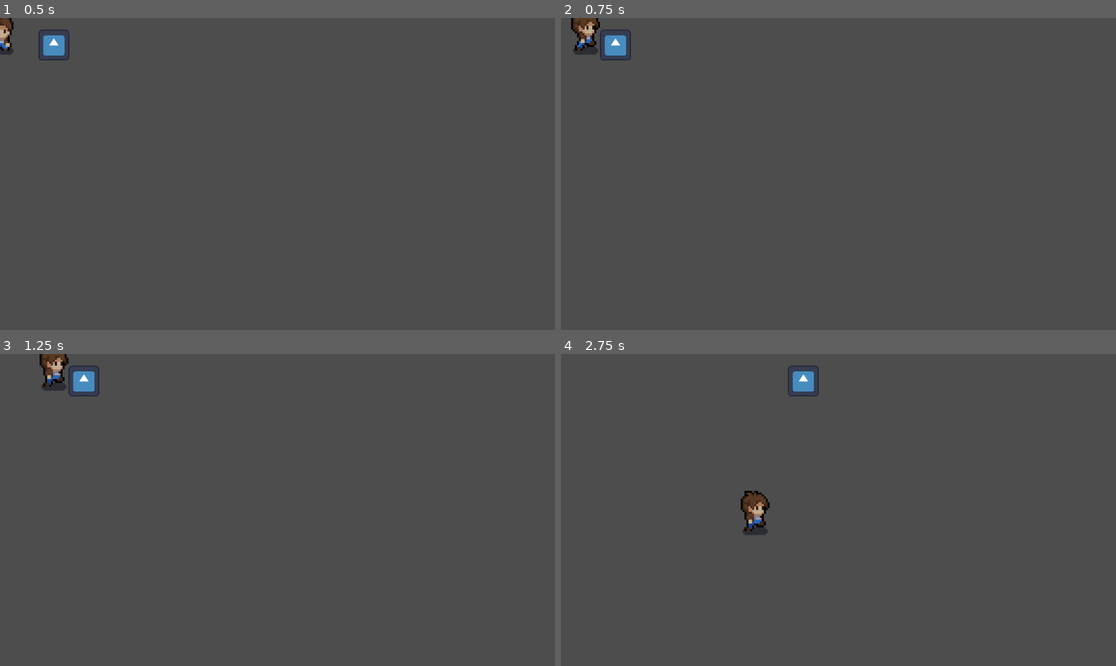
Above: before the commit, frames 1-4 (two rows, left to right).
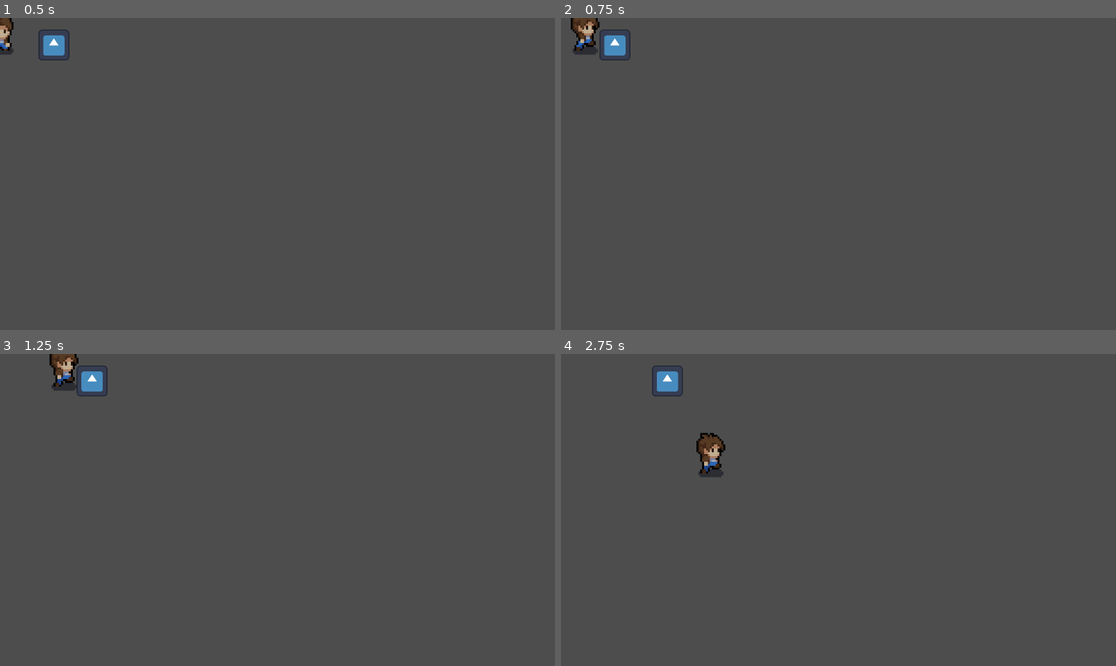
Above: after the commit, the same moments.

Repository: Travisbui/Capstone-Project
Game: Godot game, scene res://scenes/world.tscn
The game is run twice, just before and just after one commit, with the same random seed, the same clock (stepped at 60 frames per second) and the same inputs. The engine's default icon, where the game draws it, is replaced by a stand-in: a white triangle on a blue panel in a dark square.
Inputs:
- Up to frame 1 (0.5 s): no input
- Up to frame 2 (0.75 s): tap Enter at 0.5 s; hold Right (ui_right) from 0.53 s (still down)
- Up to frame 3 (1.25 s): keep holding Right (ui_right)
- Up to frame 4 (2.75 s): release Right (ui_right) at 1.28 s; hold Down (ui_down) 1.28-2.03 s; hold Right (ui_right) from 2.03 s (still down)

Frame 1 is identical in both runs. In frame 2, 0.1% of the frame differs, in the area x 1-13%, y 0-14%; in frame 3, 0.9%; in frame 4, 1.8%, in the area x 16-47%, y 3-58%.

Commit message:
pushable object complete

Diff:
--- a/scenes/player.tscn
+++ b/scenes/player.tscn
@@ -4,7 +4,7 @@
 [ext_resource type="Script" path="res://scripts/player.gd" id="1_qhjps"]
 
 [sub_resource type="RectangleShape2D" id="RectangleShape2D_fxwtt"]
-size = Vector2(15, 6)
+size = Vector2(13, 2)
 
 [sub_resource type="AtlasTexture" id="AtlasTexture_6xtca"]
 atlas = ExtResource("1_ppt5m")
@@ -318,10 +318,11 @@
 }]
 
 [node name="player" type="CharacterBody2D"]
+motion_mode = 1
 script = ExtResource("1_qhjps")
 
 [node name="CollisionShape2D" type="CollisionShape2D" parent="."]
-position = Vector2(0.5, 17)
+position = Vector2(0.5, 16)
 shape = SubResource("RectangleShape2D_fxwtt")
 
 [node name="AnimatedSprite2D" type="AnimatedSprite2D" parent="."]
--- a/scenes/pushable_object.tscn
+++ b/scenes/pushable_object.tscn
@@ -10,6 +10,8 @@
 gravity_scale = 0.0
 sleeping = true
 lock_rotation = true
+linear_damp = 10.0
+angular_damp = 1e+06
 
 [node name="CollisionShape2D" type="CollisionShape2D" parent="."]
 position = Vector2(0, 5)
--- a/scripts/player.gd
+++ b/scripts/player.gd
@@ -1,8 +1,8 @@
 extends CharacterBody2D
 
-const speed = 50
+const speed = 30
 var current_dir = "none"
-var push_force = 80.0
+var push_force = 500.0
 
 func _ready():
 	$AnimatedSprite2D.play("front_idle")
